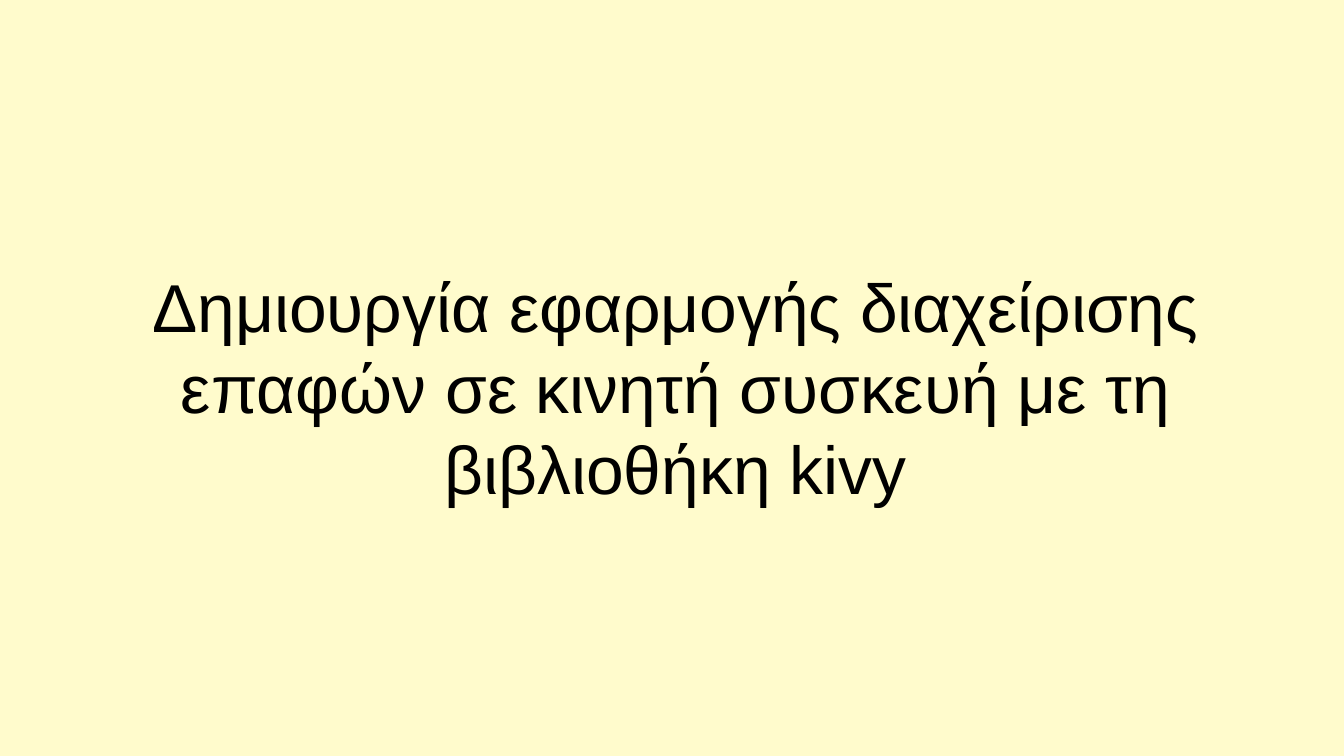
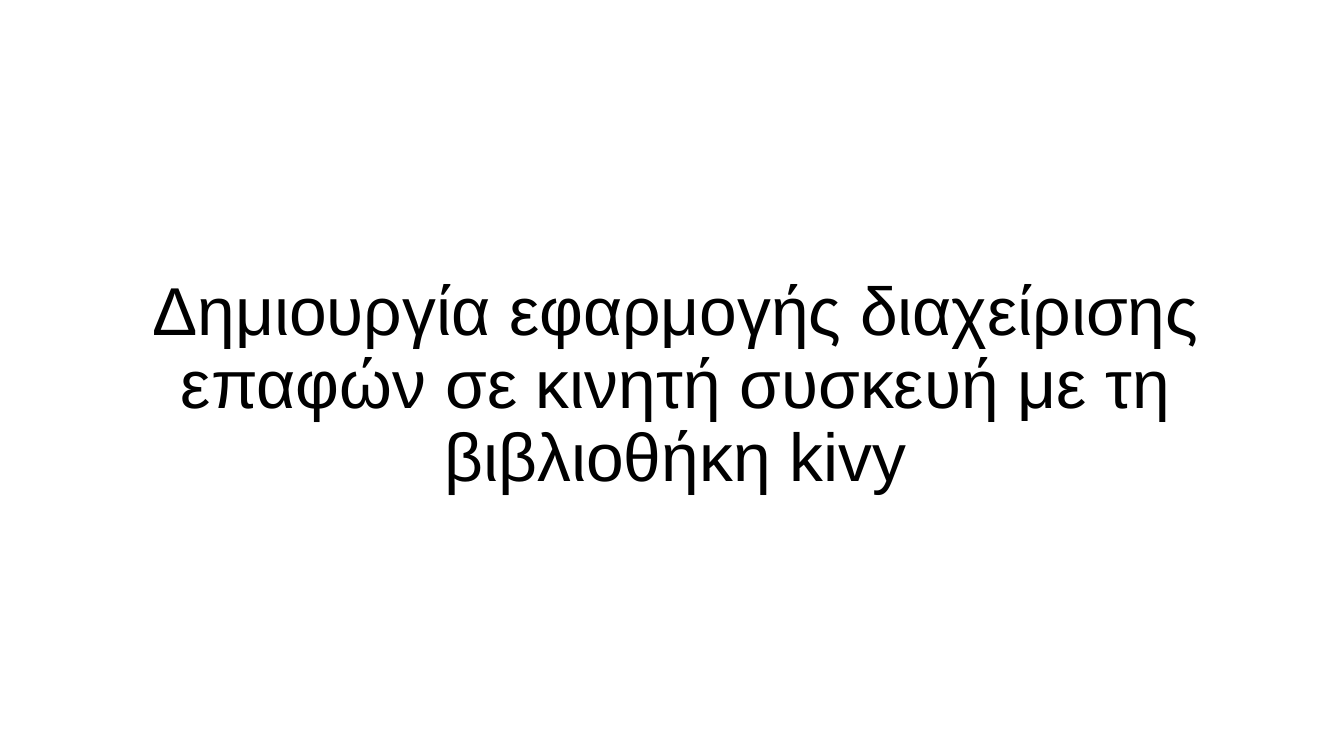
Before and after one commit to SlowGahnoo/pyContacts, a slide deck: slide 1 of presentation45.odp. Drawn at 1344x756 pixels with LibreOffice and Linux fonts; fonts in the diff are those of the drawing. Boxes give left, top, right and bottom in pixels: in the first picture for what was removed or moved away, otherwise in the second. Text is boxed around its words. In the diff, an @@ line names an element or a change of style, - is before the commit and + after.

```diff
--- a/presentation45.odp
+++ b/presentation45.odp
@@ background #FFFBCC to #FFFFFF @@
@@ subtitle "Δημιουργία εφαρμογής διαχείρισης επαφών σε ..." at bbox=[152, 284, 1198, 494]: line spacing 1 to 0.9; more space between paragraphs @@
```
Also in this commit, not shown: 8 other slides changed, 3 slides added.
